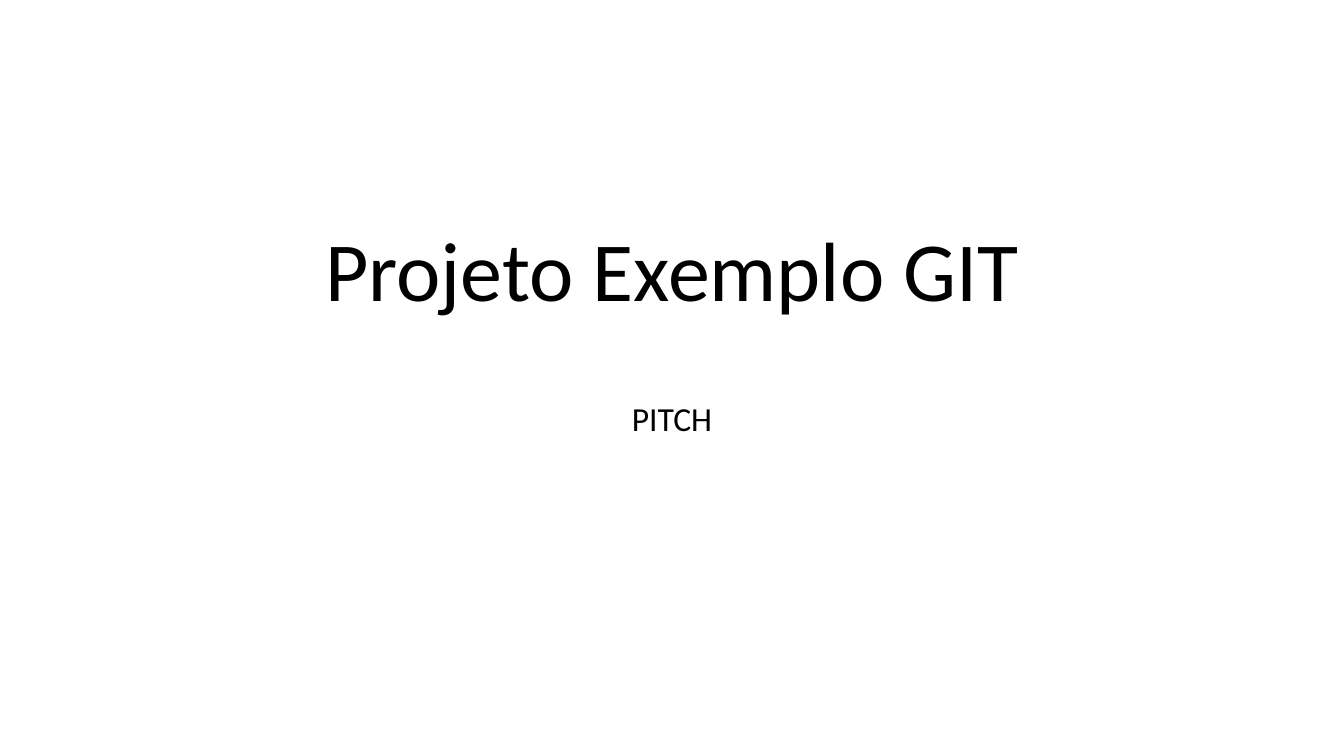
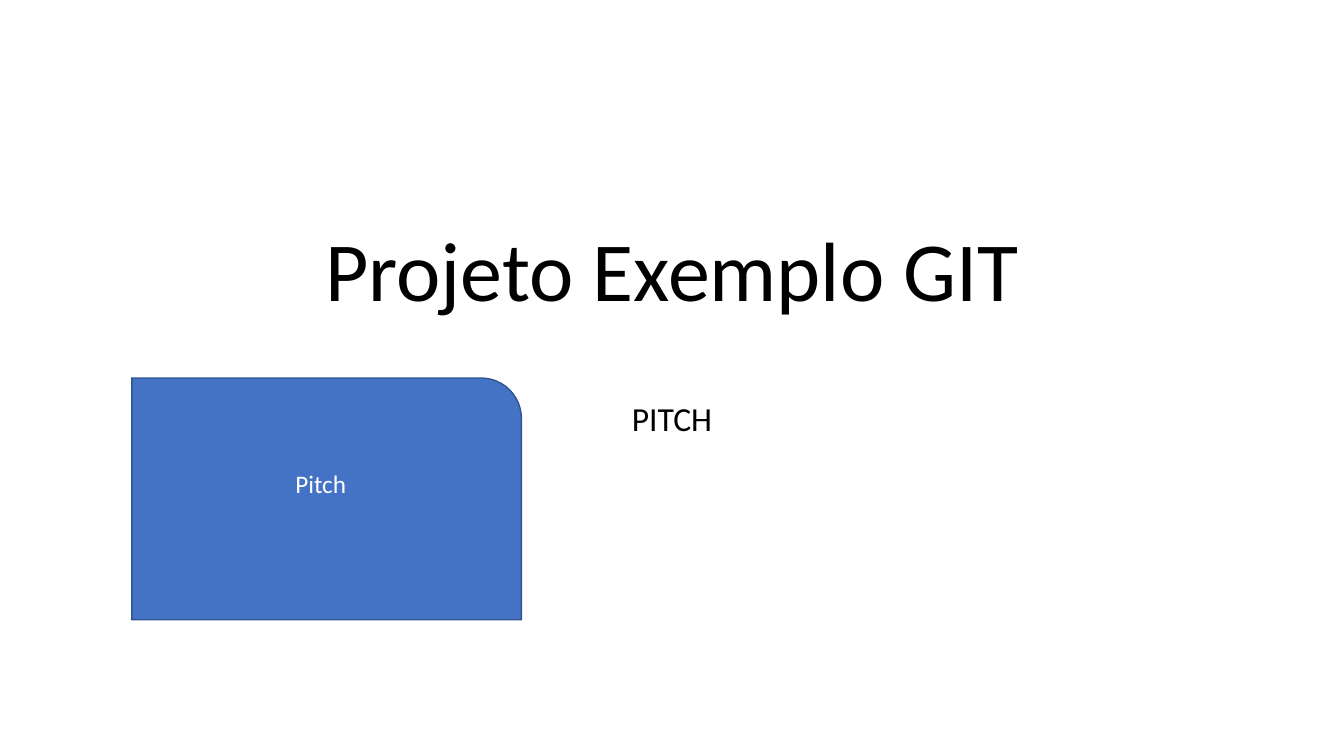
Before and after one commit to Superkoga/2TDSPJ-2024, a slide deck: slide 1 of PastaDocumentos/PITCH.pptx. Drawn at 1344x756 pixels with LibreOffice and Linux fonts; fonts in the diff are those of the drawing. Boxes give left, top, right and bottom in pixels: in the first picture for what was removed or moved away, otherwise in the second. Text is boxed around its words. In the diff, an @@ line names an element or a change of style, - is before the commit and + after.

Commit message:
Versão final PITCH

```diff
--- a/PastaDocumentos/PITCH.pptx
+++ b/PastaDocumentos/PITCH.pptx
@@ round rect added at [132,378,521,620], fill #4472C4, outline #325491 1 pt, 18 pt, text #FFFFFF @@
+Pitch
```
